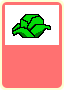
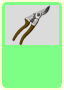
Comparing the layer stacks of the two (64, 90) images. Changes:
hid group "crops" (11 layers) over [2, 2, 62, 88]
hid group "lettuce" (2nd of 4, in "crops") (2 layers) over [12, 14, 51, 38]
painted on "picture_background" (2nd of 4, in "crops") over [5, 5, 59, 45]
showed group "tools" (11 layers) over [2, 2, 62, 88]
added layer "shears" in group "tools" over [12, 5, 51, 45]
painted on "picture_background" (4th of 4, in "tools") over [5, 5, 59, 45]
